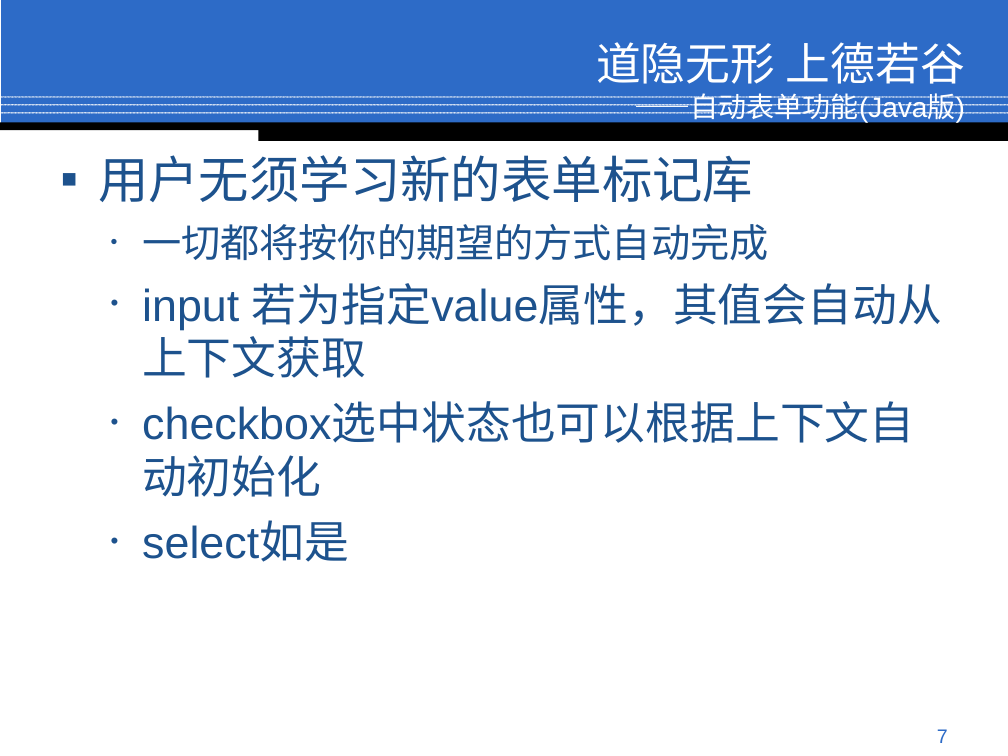
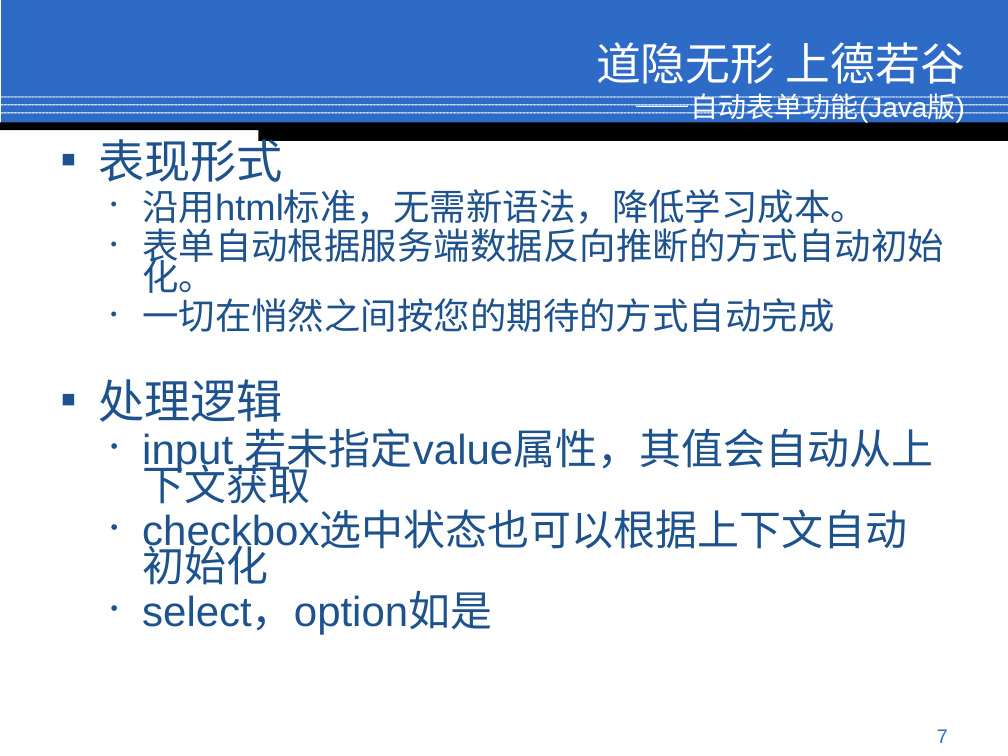
Before and after one commit to conzi/lite, a slide deck: slide 7 of Lite/web/doc/Preview.ppt. Drawn at 1008x756 pixels with LibreOffice and Linux fonts; fonts in the diff are those of the drawing; background and template pictures are left out. Boxes give left, top, right and bottom in pixels: in the first picture for what was removed or moved away, otherwise in the second. Text is boxed around its words. In the diff, an @@ line names an element or a change of style, - is before the commit and + after.

```diff
--- a/Lite/web/doc/Preview.ppt
+++ b/Lite/web/doc/Preview.ppt
@@ text "表现形式" at [98,131,944,635]: size 32 to 30 pt in "checkbox选中状态也可以根据上下文自动初始化"; line spacing 1 to 0.7 @@
@@ text at [98,131,944,504]: text changed; size 32 to 26 pt @@
-▪ 用户无须学习新的表单标记库
-  • 一切都将按你的期望的方式自动完成
-  • input 若为指定value属性，其值会自动从上下文获取
+▪ 表现形式
+  • 沿用html标准，无需新语法，降低学习成本。
+  • 表单自动根据服务端数据反向推断的方式自动初始化。
+  • 一切在悄然之间按您的期待的方式自动完成
+▪ 处理逻辑
+  • input 若未指定value属性，其值会自动从上下文获取
@@ text at [142,593,492,635]: text changed; size 32 to 30 pt @@
-  • select如是
+  • select，option如是
```
Also in this commit, not shown: 8 other slides changed.
